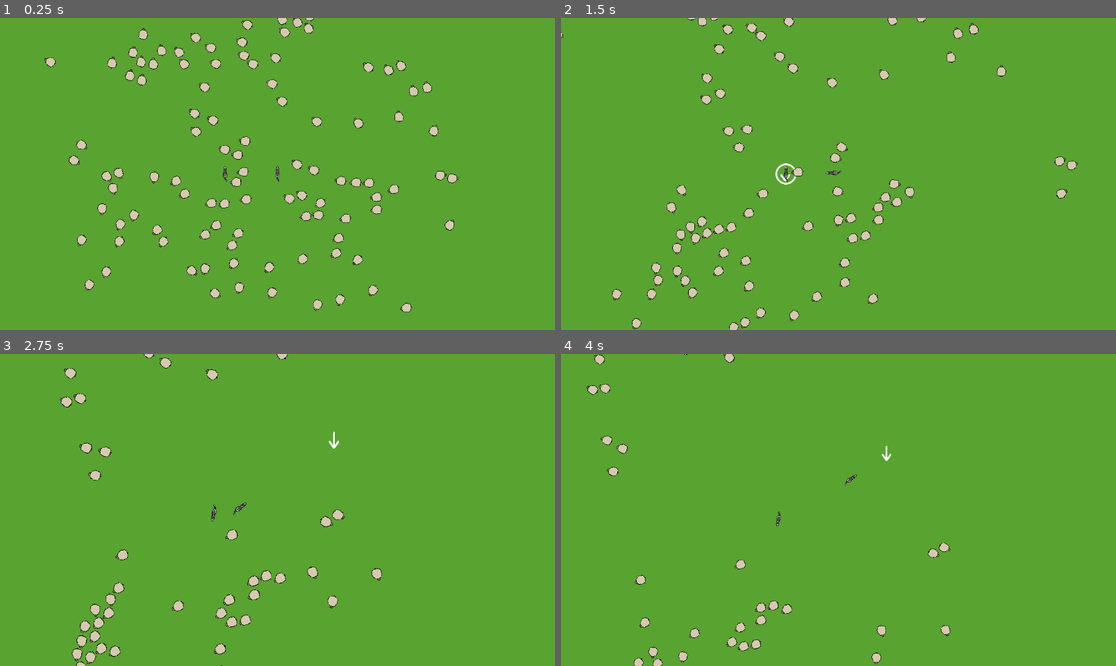
Above: before the commit, frames 1-4 (two rows, left to right).
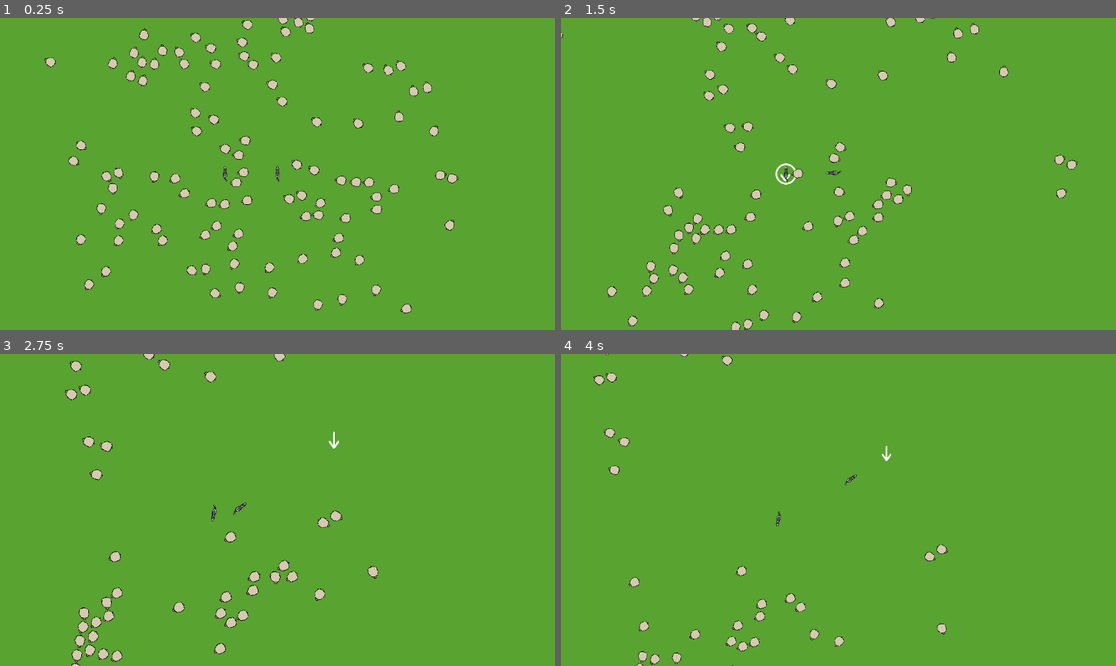
Above: after the commit, the same moments.

Repository: SentientDragon5/CMPM-170-Sheepdog-Herding
Game: Godot game, scene res://main.tscn
Same seed, same stepped clock (60 frames per second), same inputs: the game is played once before the commit and once after it.
Inputs (mouse positions are in pixels of both pictures, inside the frame that each line leads up to):
- Up to frame 1 (0.25 s): no input
- Up to frame 2 (1.5 s): tap Middle mouse button (camera_pan) at 0.6 s; click (838, 174) at 0.67 s; move the mouse to (788, 174) at 1.27 s; click (788, 174) at 1.35 s
- Up to frame 3 (2.75 s): move the mouse to (333, 441) at 2.02 s; tap Mouse wheel up (zoom_in) at 2.1 s; click (333, 441) at 2.17 s
- Up to frame 4 (4 s): move the mouse to (810, 572) at 2.77 s; tap Mouse wheel down (zoom_out) at 2.85 s; click (810, 572) at 2.92 s; move the mouse to (1005, 556) at 3.52 s; tap Middle mouse button (camera_pan) at 3.6 s; click (1005, 556) at 3.67 s

The runs differ from the first frame. In frame 1, 1.8% of the frame differs, in the area x 12-81%, y 0-95%; in frame 2, 3.3%, in the area x 8-94%, y 0-100%; in frame 3, 2.7%; in frame 4, 1.9%.

Commit message:
fixed separation (divide by 0 error)

Diff:
--- a/scripts/sheep.gd
+++ b/scripts/sheep.gd
@@ -18,7 +18,7 @@
 func _physics_process(_delta: float) -> void:
 	_direction += _alignment()
 	_direction += _cohesion()
-	#_direction += _separation()
+	_direction += _separation()
 	linear_velocity = _direction.normalized() * _speed
 	rotation = atan2(_direction.y, _direction.x) + deg_to_rad(90)
 
@@ -50,10 +50,10 @@
 
 	var average_location = Vector2.ZERO
 	for sheep in neighboring_sheep:
-		average_location += sheep.position
+		average_location += sheep.global_position
 	average_location /= neighboring_sheep.size()
 
-	return position.direction_to(average_location)
+	return global_position.direction_to(average_location)
 
 func _separation() -> Vector2:
 	if neighboring_sheep.size() == 0:
@@ -61,7 +61,7 @@
 
 	var separation = Vector2.ZERO
 	for sheep in neighboring_sheep:
-		separation += (position - sheep.position / position.distance_to(sheep.position))
+		separation += ((global_position - sheep.global_position) / clamp(global_position.distance_to(sheep.global_position), 0.01 , INF))
 	separation /= neighboring_sheep.size()
 	return separation
 
Not shown, added: prefabs/sheep.tscn10768656812.tmp
